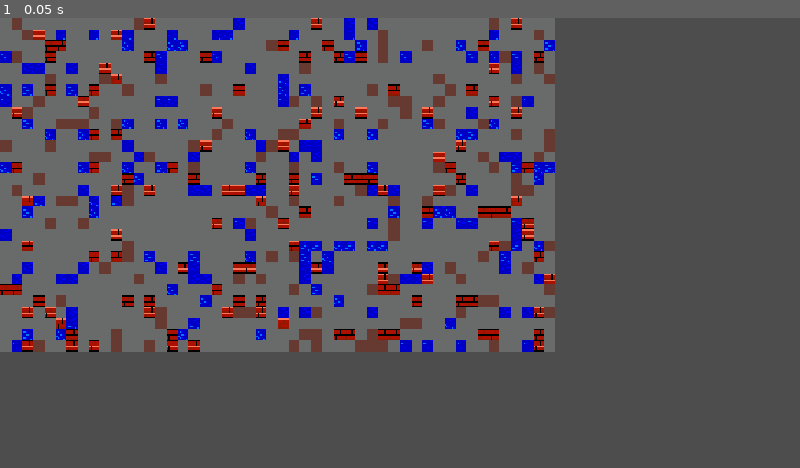
Above: before the commit, frame 1.
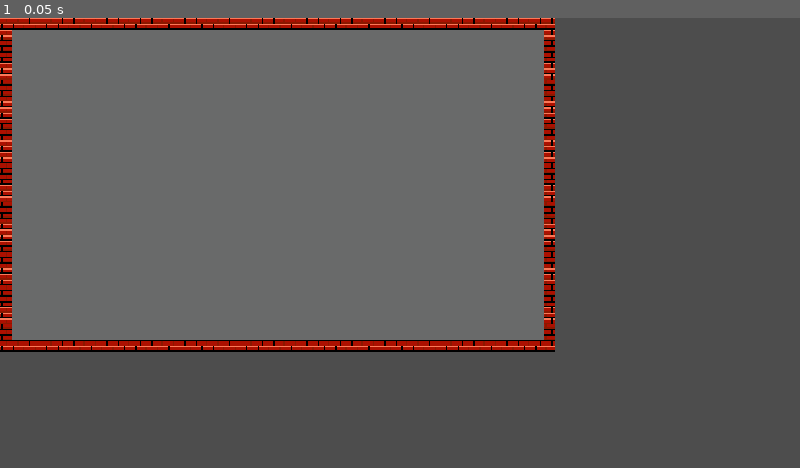
Above: after the commit, the same moment.

Repository: matveinaumov/Rogue-tank
Game: Godot game, scene res://scenes/map.tscn
The game is run twice, just before and just after one commit, with the same random seed, the same clock (stepped at 60 frames per second) and the same inputs.
Inputs:
- Up to frame 1 (0.05 s): no input

The runs differ from the first frame. In frame 1, 18% of the frame differs, in the area x 0-70%, y 0-75%.

Commit message:
remake RND system: 0.00000000001a built

Diff:
--- a/scripts/map_renderer/renderMap.gd
+++ b/scripts/map_renderer/renderMap.gd
@@ -1,33 +1,57 @@
 extends TileMapLayer
 
 
-@export var width = 50
-@export var height = 30
+@export var _Path : int = 5
+
+@export var _Size_Dunger : Vector2i = Vector2i(50,30)
+
+@export var rooms : Array = []
+
+@export var list = [
+	Vector2i(0, 0), # road
+	Vector2i(1, 0), # dirt
+	Vector2i(2, 0), # wall
+	Vector2i(3, 0)  # water
+]
+class Room:
+	var size_room : Vector2i
+	var Way_room : Array[String]
+	var cell : Array
+
+	func _init(s: Vector2i):
+		size_room = s
+		_intz_cell()
+
+	func _intz_cell() -> void:
+		for y in range(size_room.y):
+			cell.append([])
+			for x in range(size_room.x):
+				if y == 0 or y == size_room.y-1:
+					cell[y].append(Vector2(2,0))
+				elif x == 0 or x == size_room.x-1:
+					cell[y].append(Vector2(2,0))
+				else:
+					cell[y].append(Vector2(0,0))
 
 
 
 
 
-var list = [
-	Vector2i(0, 0), # road
-	Vector2i(1, 0), # dirt
-	Vector2i(2, 0), # wall
-	Vector2i(3, 0)  # water
-]
+func Draw(room : Room) -> void:
+	for y in range(room.size_room.y):
+		for x in range(room.size_room.x):
+			set_cell(Vector2i(x,y), 0,room.cell[y][x])
+
+func _Rooms() -> void:
+	for i in range(_Path):
+		rooms.append(Room.new(_Size_Dunger))
 
 
 func _ready() -> void:
-	for y in range(height):
-		for x in range(width):
-			set_cell(Vector2(x,y), 0, list[0])
-			if randf() < 0.1:
-				set_cell(Vector2(x,y), 0, list[2])
-			if randf() < 0.1:
-				set_cell(Vector2(x,y), 0, list[1])
-			if randf() < 0.1:
-				set_cell(Vector2(x,y), 0, list[3])
+	_Rooms()
+	Draw(rooms[0])
 	pass
 
 
-func _process(delta: float) -> void:
+func  _process(delta: float) -> void:
 	pass
